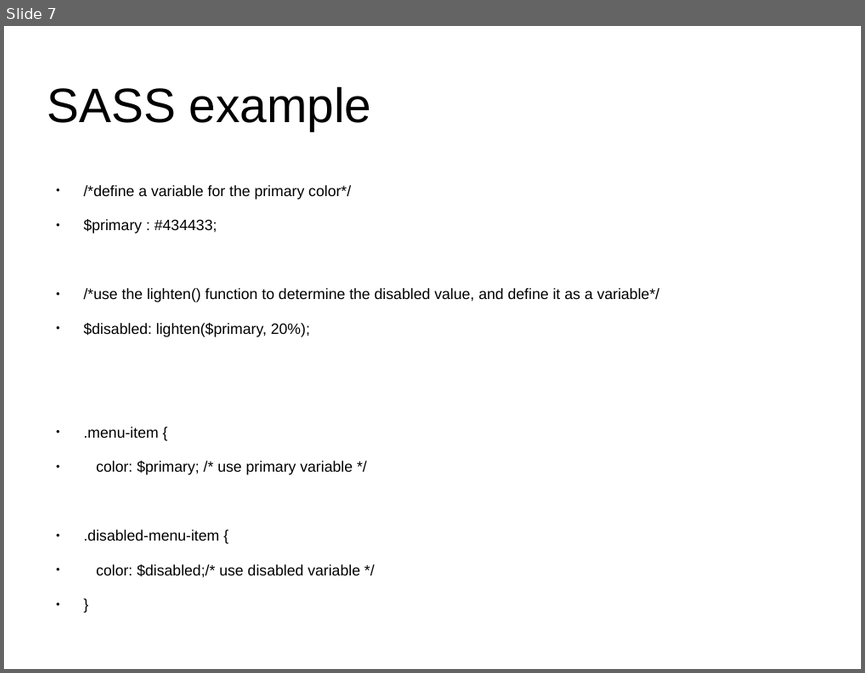
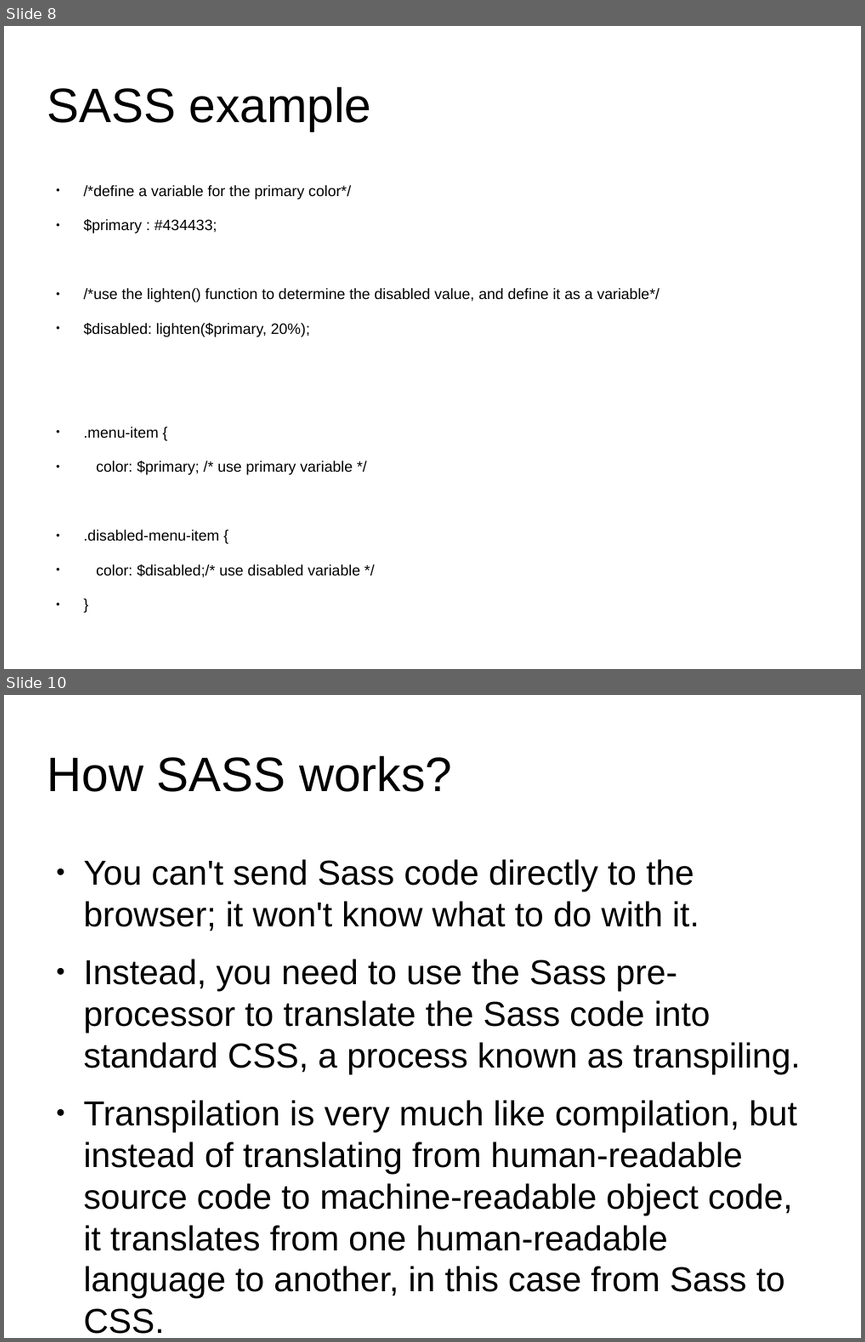
Before and after one commit to anumsh/SASS-Basics, a slide deck: SASS_basics.odp. Shown one above the other, each under a label of ours: slide 7 before the commit, slides 8 and 10 after it; the slides between them are not shown. The pictures are 865x673 and 865x1342 pixels, drawn with LibreOffice and Linux fonts; fonts in the diff are those of the drawing; background and template pictures are left out. Boxes give left, top, right and bottom in pixels: in the first picture for what was removed or moved away, otherwise in the second. Text is boxed around its words. In the diff, an @@ line names an element or a change of style, - is before the commit and + after.

Commit message:
feat:How SASS works

```diff
--- a/SASS_basics.odp
+++ b/SASS_basics.odp
@@ slide 10 added at box(4, 695, 861, 1338), background #FFFFFF @@
@@ title added at box(46, 755, 452, 792), 44.8 pt, text #000000 @@
+How SASS works?
@@ text added at box(84, 859, 800, 1333), 32.1 pt, text #000000 @@
+● You can't send Sass code directly to the browser; it won't know what to do with it.
+● Instead, you need to use the Sass pre-processor to translate the Sass code into standard CSS, a process known as transpiling.
+● Transpilation is very much like compilation, but instead of translating from human-readable source code to machine-readable object code, it translates from one human-readable language to another, in this case from Sass to CSS.
@@ what was slide 7 is now slide 8 @@
```
Also in this commit, not shown: 4 other slides added.
